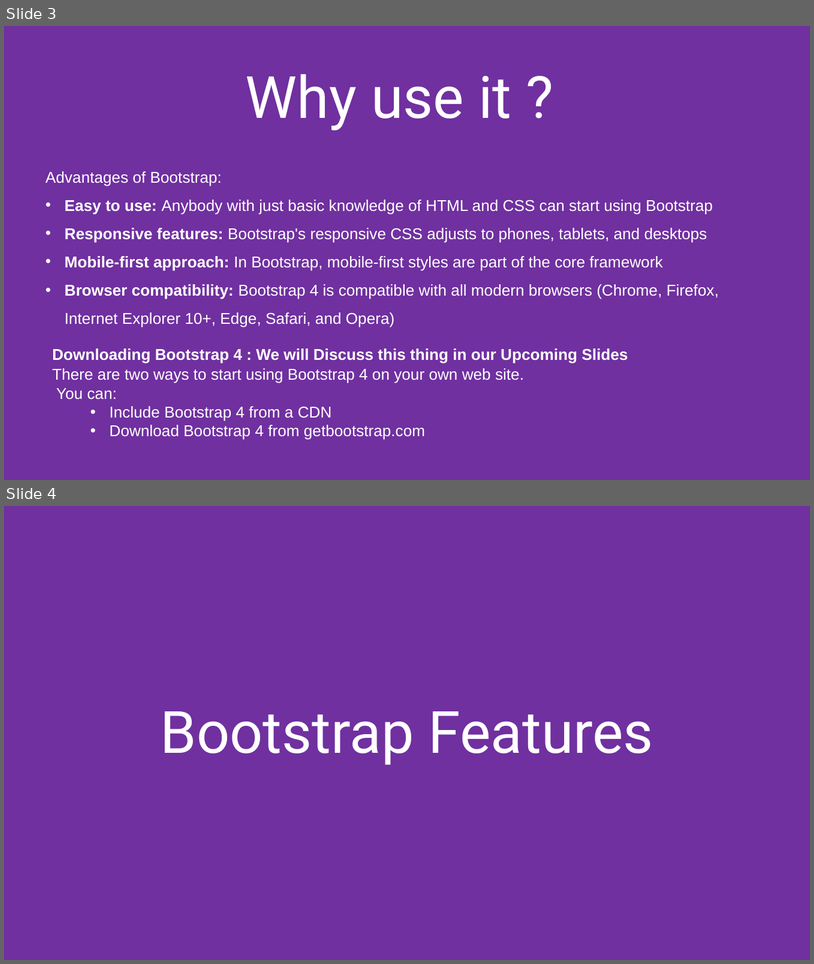
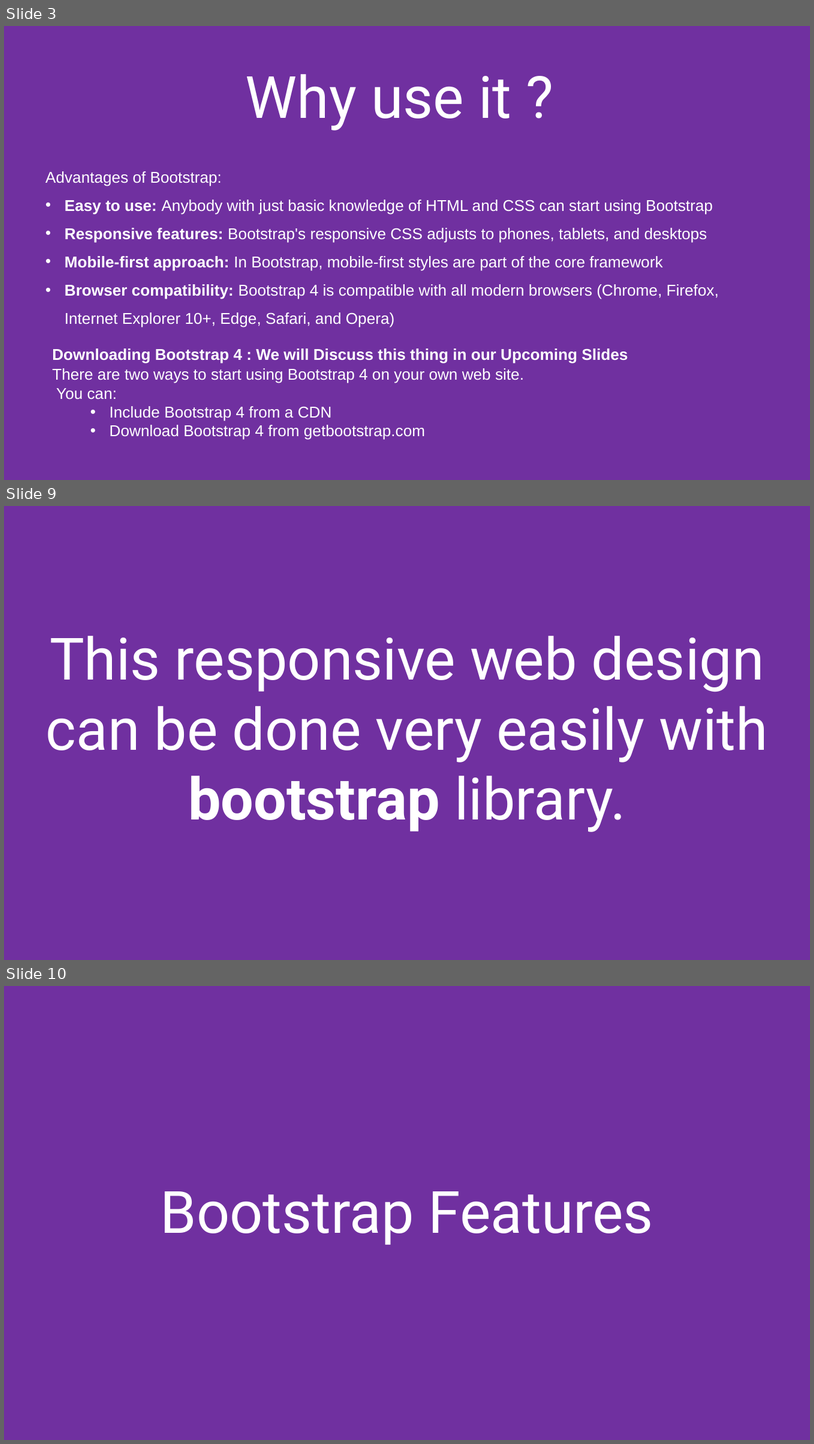
Before and after one commit to MukeshDubey1420/Front-End-Basics-Documents, a slide deck: Bootstrap.pptx. Shown one above the other, each under a label of ours: slides 3 and 4 before the commit, slides 3, 9 and 10 after it; the slides between them are not shown. The pictures are 814x964 and 814x1444 pixels, drawn with LibreOffice and Linux fonts; fonts in the diff are those of the drawing. Boxes give left, top, right and bottom in pixels: in the first picture for what was removed or moved away, otherwise in the second. Text is boxed around its words. In the diff, an @@ line names an element or a change of style, - is before the commit and + after.

Commit message:
bootstrap updated

```diff
--- a/Bootstrap.pptx
+++ b/Bootstrap.pptx
@@ slide 9 added at [4,506,810,960], background #7030A0 @@
@@ title added at [46,636,769,832], 52 pt, text #FFFFFF @@
+This responsive web design can be done very easily with bootstrap library.
@@ what was slide 4 is now slide 10 @@
```
Also in this commit, not shown: 8 slides changed, 5 other slides added.
